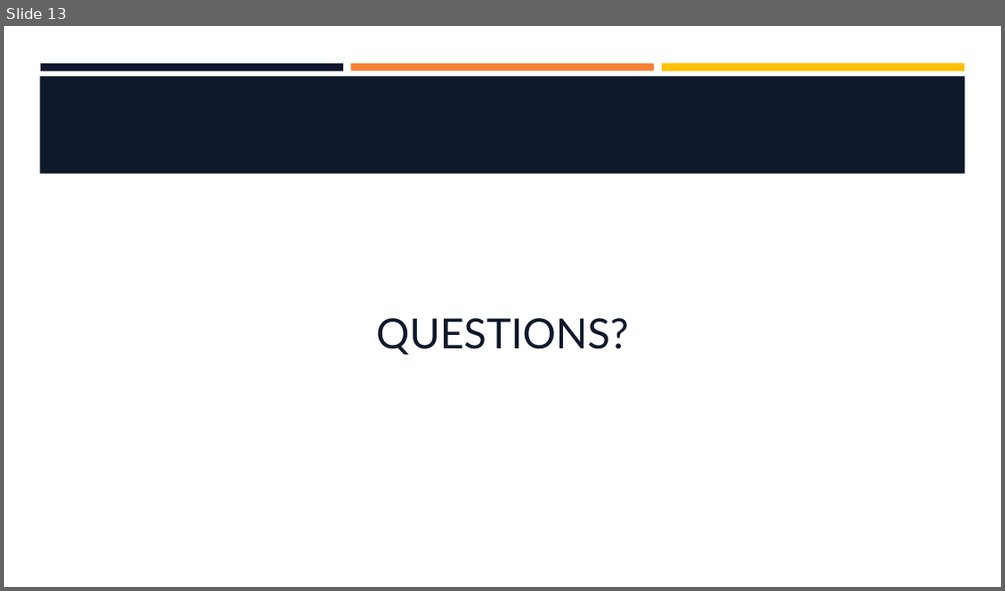
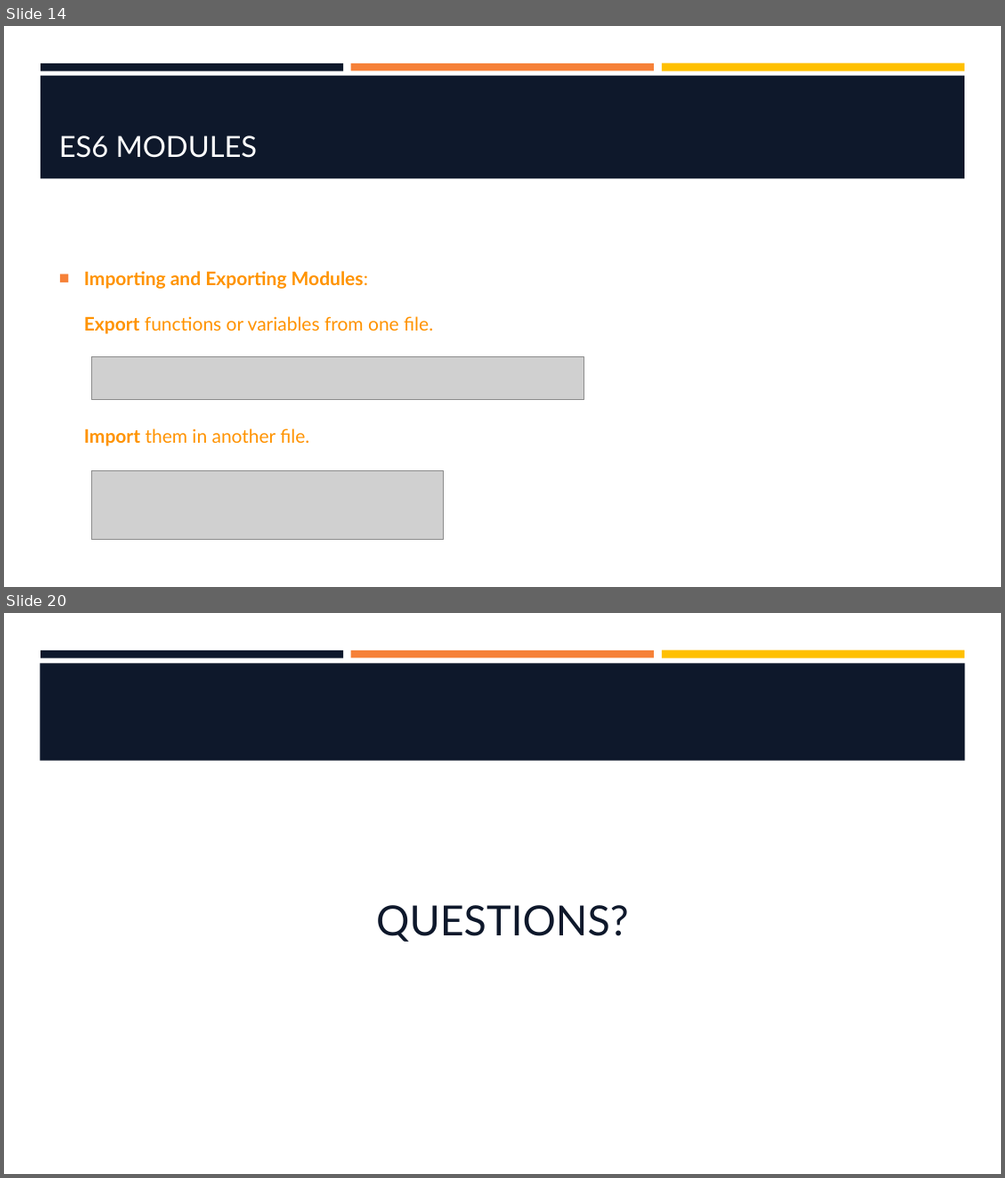
Before and after one commit to hawkeye1900/SBC-Sept24, a slide deck: week-5/W5-S2-NodeJS/W5-S2-NodeJS.pptx. Shown one above the other, each under a label of ours: slide 13 before the commit, slides 14 and 20 after it; the slides between them are not shown. The pictures are 1005x591 and 1005x1178 pixels, drawn with LibreOffice and Linux fonts; fonts in the diff are those of the drawing; grey boxes stand for pictures; background and template pictures are left out. Boxes give left, top, right and bottom in pixels: in the first picture for what was removed or moved away, otherwise in the second. Text is boxed around its words. In the diff, an @@ line names an element or a change of style, - is before the commit and + after.

```diff
--- a/week-5/W5-S2-NodeJS/W5-S2-NodeJS.pptx
+++ b/week-5/W5-S2-NodeJS/W5-S2-NodeJS.pptx
@@ slide 14 added at bbox=[4, 26, 1001, 587], background #FFFFFF; not listed: 3 template elements that a slide beside it also shows @@
@@ rectangle added at bbox=[40, 75, 965, 178], fill #0E182B @@
@@ title added at bbox=[59, 135, 257, 158], 28 pt, text #FFFFFF @@
+ES6 MODULES
@@ text added at bbox=[84, 271, 433, 446], 18 pt, text #FF9300 @@
+■ Importing and Exporting Modules:
+  Export functions or variables from one file.
+  Import them in another file.
@@ picture added at bbox=[91, 356, 583, 399] @@
@@ picture added at bbox=[91, 471, 444, 540] @@
@@ what was slide 13 is now slide 20 @@
```
Also in this commit, not shown: 4 slides changed, 14 other slides added, 8 slides removed, 1 other file.
